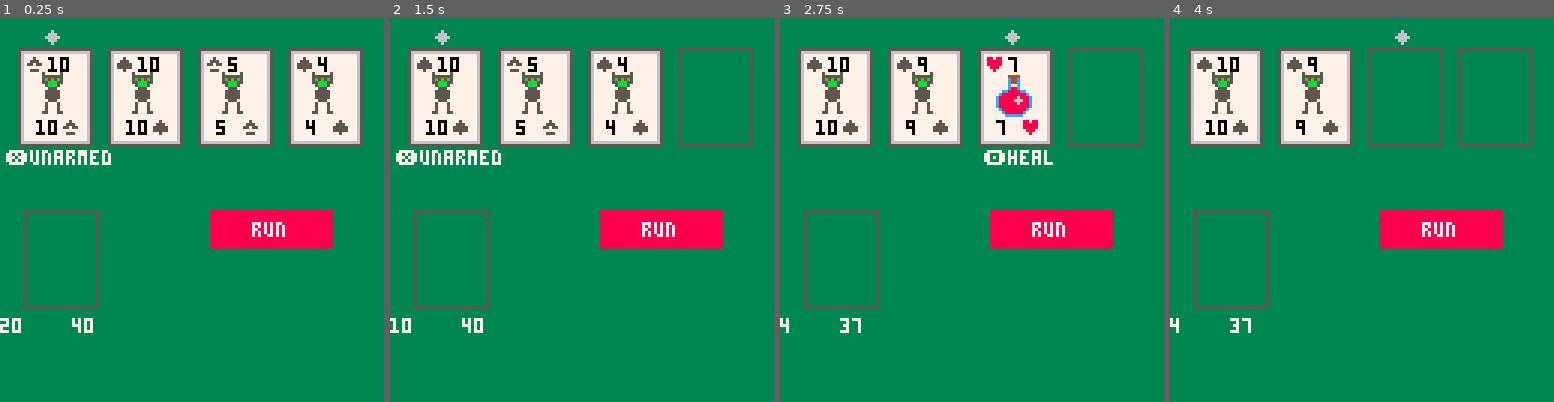
Above: before the commit, frames 1-4 (left to right).
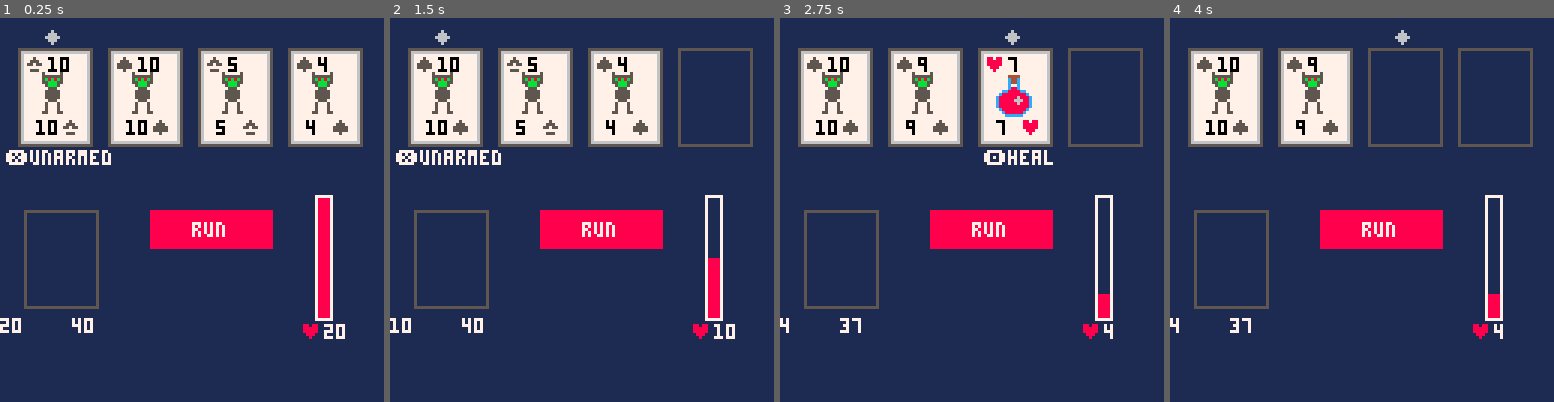
Above: after the commit, the same moments.

Repository: lukeshiner/scoundrel
Game: PICO-8 cartridge scoundrel.p8
Two runs of this game, one before a commit and one after it. Both use one fixed random seed, a clock stepped at 60 frames per second and the inputs below.
Inputs:
- Up to frame 1 (0.25 s): no input
- Up to frame 2 (1.5 s): tap X (X key) at 0.33, 1.07 s; tap O (Z key) at 0.7 s
- Up to frame 3 (2.75 s): hold Right 1.6-2.1 s; tap O (Z key) at 1.7, 2.1, 2.5 s; tap X (X key) at 1.85 s; hold Right from 2.47 s (still down)
- Up to frame 4 (4 s): tap O (Z key) at 2.9, 3.3, 3.7 s; tap X (X key) at 2.97 s; release Right at 3.03 s; hold Left 3.08-3.58 s

The runs differ from the first frame. In frame 1, 76% of the frame differs, in the area x 0-100%, y 0-100%; in frame 2, 81%; in frame 3, 81%; in frame 4, 86%.

Commit message:
Add health bar

Diff:
--- a/main.lua
+++ b/main.lua
@@ -24,7 +24,7 @@
 end
 
 function _draw()
-    cls(3)
+    cls(1)
     print(current_health .. "    " .. #deck, 0, 100)
     draw_room()
 end
--- a/room.lua
+++ b/room.lua
@@ -40,6 +40,7 @@
     end
     draw_weapon_slot()
     draw_run()
+    draw_health()
 end
 
 function draw_card_slot(card_number)
@@ -93,7 +94,7 @@
 end
 
 function draw_run()
-    local x = 70
+    local x = 50
     local y = 64
     local x2 = x + 40
     local y2 = y + 12
@@ -125,3 +126,12 @@
     end
     print(instruction, x, y, 7)
 end
+
+function draw_health()
+    local x = 110
+    local y = 100
+    rect(x, y, x - 5, y - 41, 7)
+    rectfill(x - 1, y - 1, x - 4, y - (current_health * 2), 8)
+    print("♥", x - 10, y + 2, 8)
+    print(current_health, x - 2, y + 2, 7)
+end
